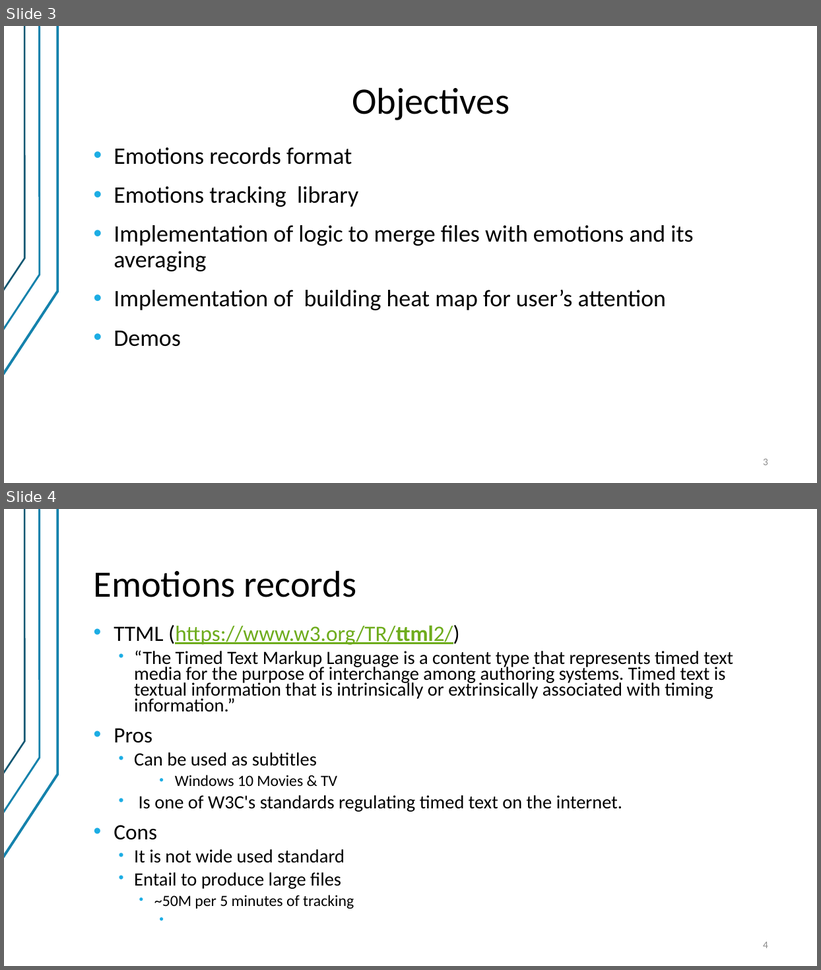
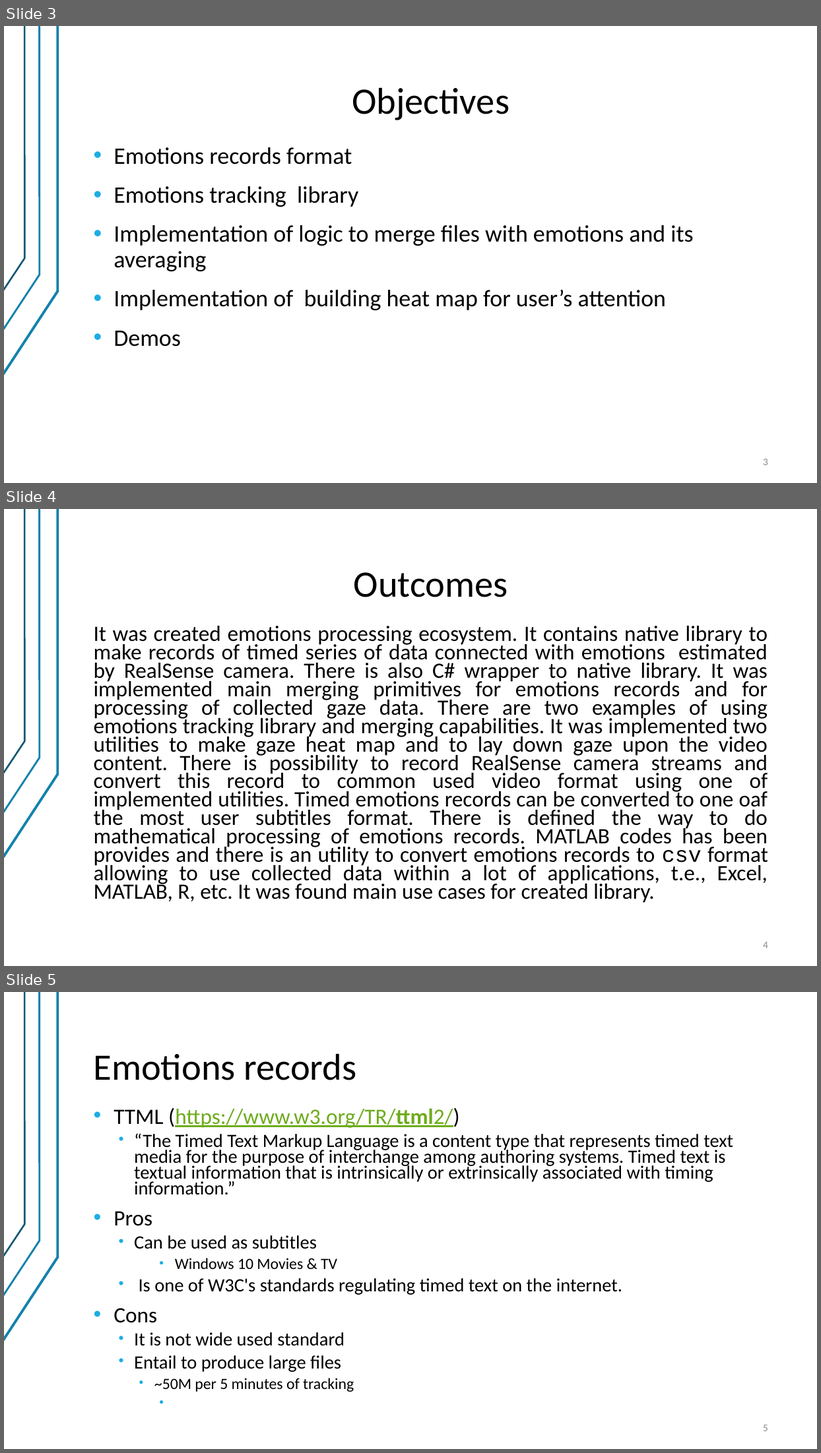
Before and after one commit to valber-8/emotracker, a slide deck: EmotionsTracker.pptx. Shown one above the other, each under a label of ours: slides 3 and 4 before the commit, slides 3, 4 and 5 after it. The pictures are 821x970 and 821x1453 pixels, drawn with LibreOffice and Linux fonts; fonts in the diff are those of the drawing. Boxes give left, top, right and bottom in pixels: in the first picture for what was removed or moved away, otherwise in the second. Text is boxed around its words. In the diff, an @@ line names an element or a change of style, - is before the commit and + after.

```diff
--- a/EmotionsTracker.pptx
+++ b/EmotionsTracker.pptx
@@ slide 4 added at [4,509,817,966], background #FFFFFF; not listed: 3 template elements that a slide beside it also shows @@
@@ title added at [354,572,508,597], 44 pt, text #000000 @@
+Outcomes
@@ text added at [94,626,768,903], 25.9 pt, text #000000 @@
+It was created emotions processing ecosystem. It contains native library to make records of timed series of data connected with emotions estimated by RealSense camera. There is also C# wrapper to native library. It was implemented main merging primitives for emotions records and for processing of collected gaze data. There are two examples of using emotions tracking library and merging capabilities. It was implemented two utilities to make gaze heat map and to lay down gaze upon the video content. There is possibility to record RealSense camera streams and convert this record to common used video format using one of implemented utilities. Timed emotions records can be converted to one oaf the most user subtitles format. There is defined the way to do mathematical processing of emotions records. MATLAB codes has been provides and there is an utility to convert emotions records to csv format allowing to use collected data within a lot of applications, t.e., Excel, MATLAB, R, etc. It was found main use cases for created library.
@@ page number added at [763,942,768,949], 12 pt, text #8C8C8C @@
+4
@@ what was slide 4 is now slide 5 @@
@@ page number at [763,1425,768,1432]: text changed @@
-4
+5
```
Also in this commit, not shown: 4 slides changed, 4 other slides added, 10 other files.
